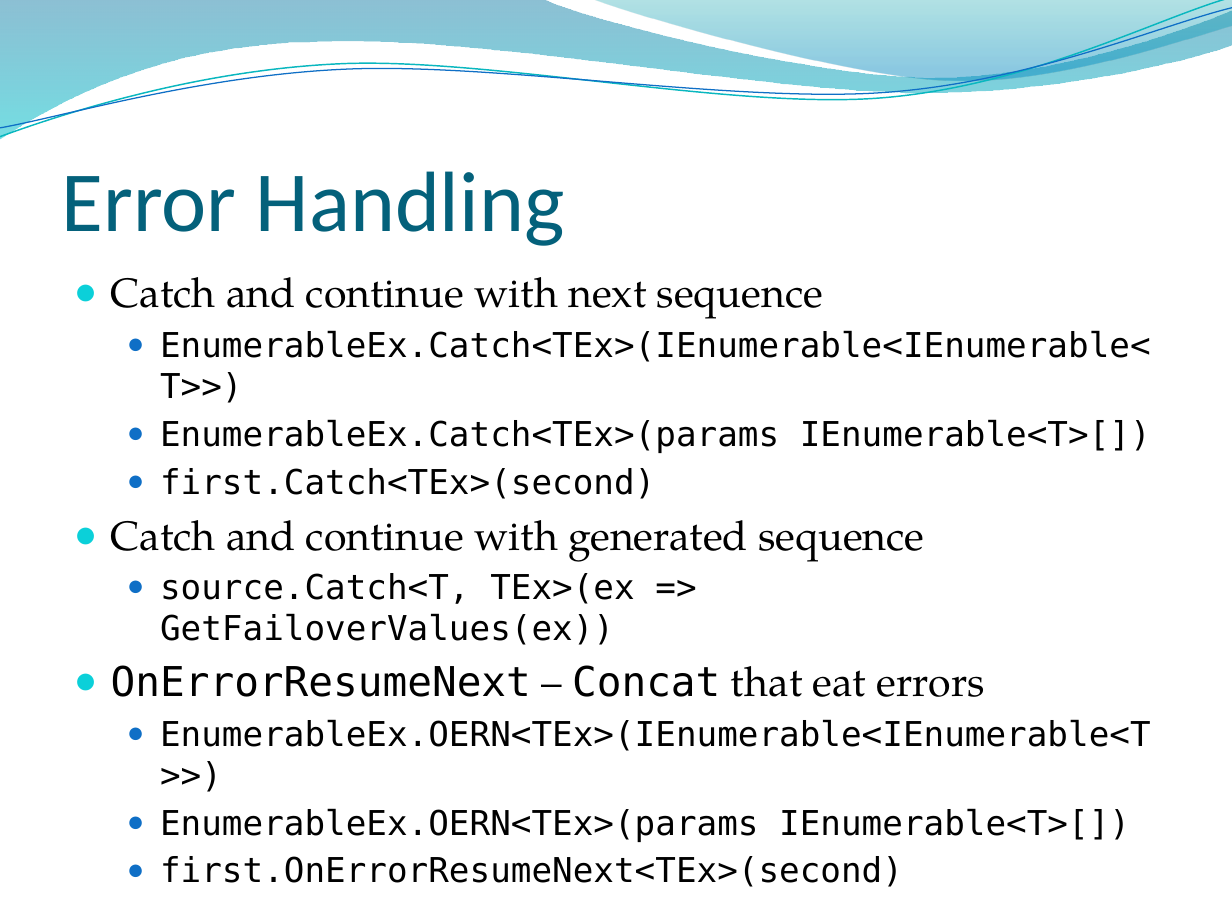
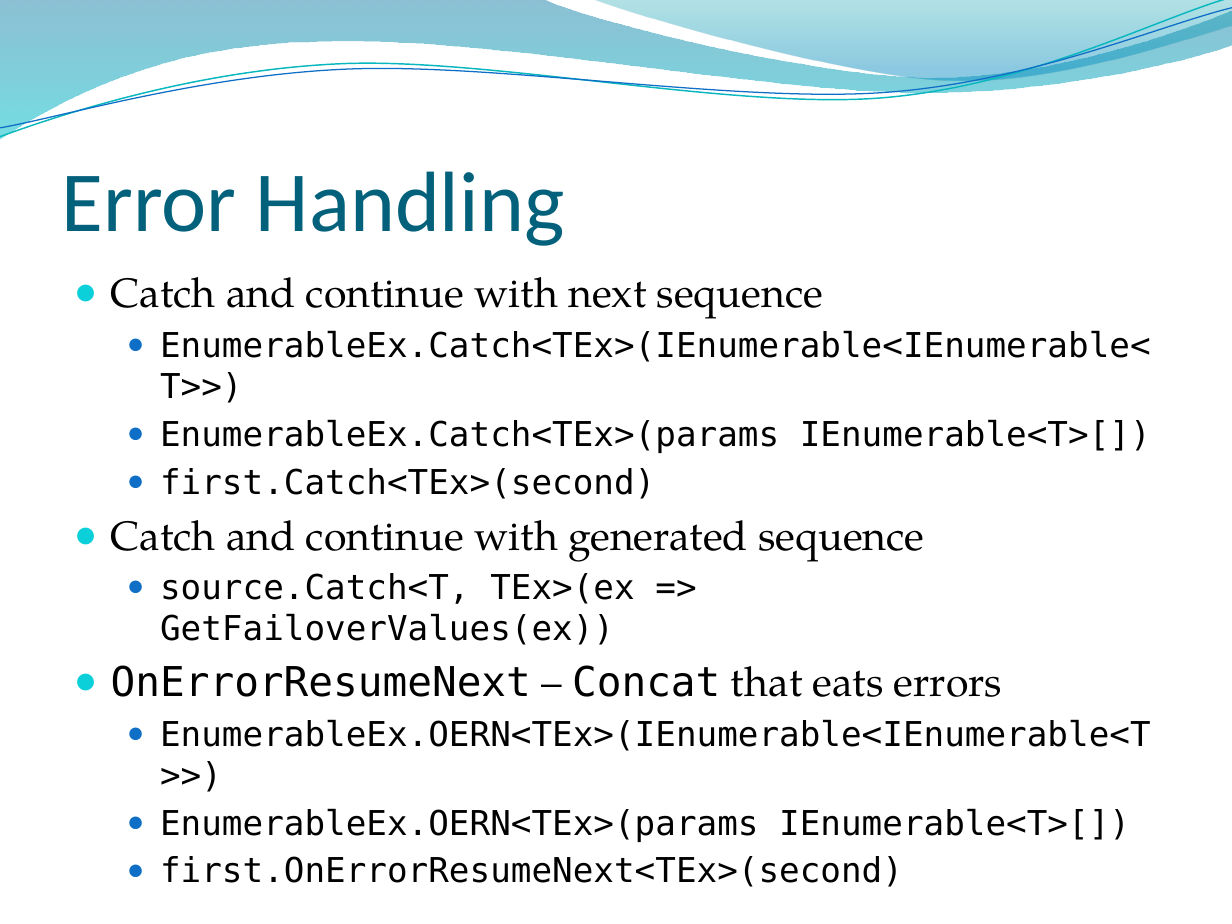
Before and after one commit to dahlbyk/Presentations, a slide deck: slide 20 of LINQ2/KDahlby.201010.TCCC.LINQ2.pptx. Drawn at 1232x924 pixels with LibreOffice and Linux fonts; fonts in the diff are those of the drawing; background and template pictures are left out. Boxes give left, top, right and bottom in pixels: in the first picture for what was removed or moved away, otherwise in the second. Text is boxed around its words. In the diff, an @@ line names an element or a change of style, - is before the commit and + after.

```diff
--- a/LINQ2/KDahlby.201010.TCCC.LINQ2.pptx
+++ b/LINQ2/KDahlby.201010.TCCC.LINQ2.pptx
@@ text at (x1=111, y1=665, x2=1002, y2=697): text changed @@
-● OnErrorResumeNext – Concat that eat errors
+● OnErrorResumeNext – Concat that eats errors
```
Also in this commit, not shown: 3 other slides changed.
